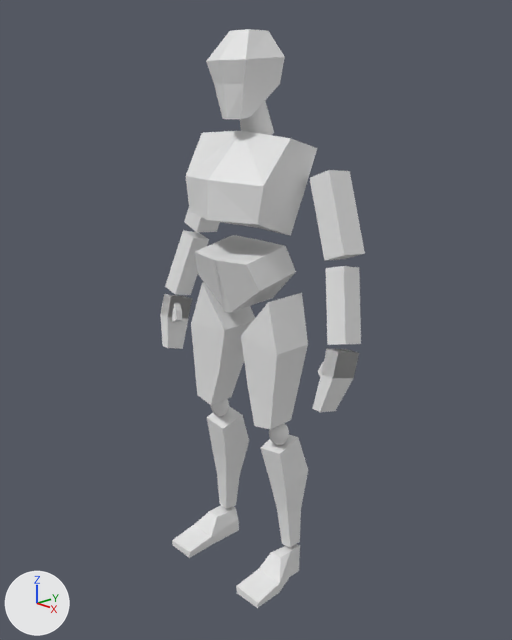
Renders of the Blender file Low Poly Characters Blender Bitesize Course/block_man.blend from each side of a commit.
Before and after are seen from a 50 mm camera at (2.76, -2.55, 2.95) aimed at (0.01, 0.02, 1.74). The lights are fixed; the arrows at lower left show +X, +Y and +Z. The older version comes first. The same objects are shown in both versions, whatever each file hides.
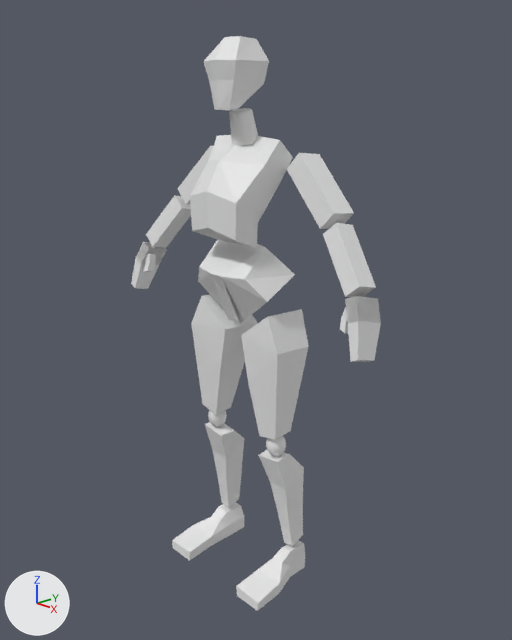
Boxes (x1, y1, x2, y2) around the edits, measured in the pictures (512 x 640 px; the box of a moved part takes in the faces that stretch with it):
'Cube.010', reshaped
    before: (191, 282, 308, 429)
    after: (191, 295, 309, 440)
'Cube.014', reshaped, moved, turned, rescaled
    before: (186, 130, 317, 236)
    after: (190, 135, 293, 248)
'Cube.016', reshaped, moved, turned, rescaled
    before: (165, 230, 361, 345)
    after: (146, 195, 376, 297)
'Cube.011', reshaped (12% shorter)
    before: (207, 406, 308, 547)
    after: (205, 422, 304, 546)
'Cube.013', reshaped, moved, turned
    before: (195, 235, 296, 312)
    after: (198, 239, 295, 324)
'Cube.015', reshaped, moved, turned, rescaled
    before: (184, 170, 365, 261)
    after: (178, 145, 354, 229)
'Cube.017', reshaped, moved, turned, rescaled
    before: (160, 294, 359, 412)
    after: (131, 242, 381, 362)
'Cube.019', moved, turned, rescaled
    before: (206, 29, 285, 119)
    after: (204, 36, 269, 110)
'Cube.012', reshaped
    before: (172, 505, 300, 608)
    after: (172, 502, 305, 611)
'Cylinder.001', moved, rescaled
    before: (240, 101, 274, 135)
    after: (229, 108, 258, 145)
'Sphere.002', reshaped, moved, turned
    before: (211, 399, 289, 445)
    after: (208, 410, 286, 457)
'Cube.018', reshaped, moved, turned, rescaled
    before: (172, 303, 324, 377)
    after: (144, 254, 348, 333)
part 2 of me_cube_011, moved or reshaped
    before: (207, 406, 298, 490)
    after: (205, 422, 290, 490)
part 3 of me_cube_011, moved or reshaped
    before: (223, 415, 308, 514)
    after: (221, 430, 304, 514)
part 4 of me_cube_011, moved or reshaped
    before: (226, 475, 301, 547)
    after: (226, 475, 303, 546)

The change, as a list of edits to the scene's bpy script:
```text
Change me_cube_008:
    used by ob_cube_010; location = (0.223, -0.012, 1.54); rotation_euler = (0.0, -0.134, 0.0), in degrees (0, -7.7, 0); scale = (0.144, 0.107, 0.329)
    remove me_cube_008.from_pydata(...)  # 12 vertices, 10 faces; spans x -1.03..0.92, y -1.2..1.35, z -1.0..1.15
    add me_cube_008.from_pydata(...)  # 12 vertices, 10 faces; spans x -1.04..0.93, y -1.17..1.38, z -1.23..0.91
    me_cube_008 part 1: 12 of 12 vertices moved; they spanned x -1.03..0.92, y -1.2..1.35, z -1.0..1.15 and now span x -1.04..0.93, y -1.17..1.38, z -1.23..0.91; mean shift (-0.04, 0.08, -0.12)
Change me_cube_011:
    used by ob_cube_011; location = (0.256, 0.059, 0.738); rotation_euler = (0.199, -0.0515, 0.0), in degrees (11, -3, 0); scale = (0.0856, 0.0666, 0.329)
    remove me_cube_011.from_pydata(...)  # 16 vertices, 14 faces; spans x -1.19..0.75, y -1.55..1.89, z -1.05..1.07
    add me_cube_011.from_pydata(...)  # 16 vertices, 14 faces; spans x -1.24..0.7, y -1.39..1.38, z -0.99..0.9
    me_cube_011 part 2: all 2 vertices in x -1.08..0.72, y -1.03..-0.99, z 0.97..1.01 are moved by (-0.02, -0.36, -0.11)
    me_cube_011 part 3: all 2 vertices in x -0.92..0.66, y 1.88..1.89, z 0.31..0.32 are moved by (0.02, -0.51, 0.12)
    me_cube_011 part 4: all 2 vertices in x -0.42..0.34, y -0.34..-0.31, z -1.05..-1.02 are moved by (0.02, 0.51, 0.09)
    other edits to the shape of me_cube_011 do not show in these pictures
Change me_cube_012:
    used by ob_cube_012; location = (0.308, 0.0, 0.268); scale = (-0.101, -0.101, -0.101)
    remove me_cube_012.from_pydata(...)  # 28 vertices, 26 faces; spans x -0.74..1.07, y -1.0..3.06, z -1.18..0.59
    add me_cube_012.from_pydata(...)  # 28 vertices, 26 faces; spans x -0.74..1.07, y -1.51..3.06, z -1.18..0.73
    me_cube_012 part 5: 16 of 28 vertices moved; they spanned x -0.69..1.01, y -1.0..3.06, z -1.18..0.59 and now span x -0.69..1.01, y -1.51..3.06, z -1.16..0.73; mean shift (0.0, -0.18, 0.09); largest move (0.02, -1.0, -0.23) -> (0.02, -1.51, -0.23)
Change me_cube_013:
    used by ob_cube_013; location = (-0.015, 0.0, 2.02); scale = (0.18, 0.18, 0.18)
    remove me_cube_013.from_pydata(...)  # 12 vertices, 9 faces; spans x -0.03..1.38, y -1.4..1.03, z -1.1..0.89
    add me_cube_013.from_pydata(...)  # 12 vertices, 9 faces; spans x -0.27..1.56, y -1.3..0.82, z -1.39..0.89
    me_cube_013 part 6: 12 of 12 vertices moved; they spanned x -0.03..1.38, y -1.4..1.03, z -1.1..0.89 and now span x -0.27..1.56, y -1.3..0.82, z -1.39..0.89; mean shift (-0.02, -0.14, -0.14)
Change me_cube_014:
    used by ob_cube_014; location = (-0.025, 0.0, 2.505); scale = (0.258, 0.258, 0.258)
    remove me_cube_014.from_pydata(...)  # 12 vertices, 8 faces; spans x 0.0..1.31, y -1.09..1.0, z -1.02..0.99
    add me_cube_014.from_pydata(...)  # 20 vertices, 14 faces; spans x 0.0..1.31, y -1.33..0.67, z -2.19..0.86
    me_cube_014 part 7: the whole mesh is rebuilt
Change ob_sphere_002:
    ob_sphere_002.location: (0.239, -0.016, 1.139) -> (0.239, -0.037, 1.076)
Change ob_cube_013:
    ob_cube_013.location: (-0.015, 0.0, 2.02) -> (-0.015, 0.0, 2.043)
    ob_cube_013.rotation_euler: (0.0, 0.0, 0.0) -> (0.263, 0.0, 0.0)  # degrees (0, 0, 0) -> degrees (15, 0, 0)
Change ob_cube_014:
    ob_cube_014.location: (-0.025, 0.0, 2.505) -> (-0.016, 0.0, 2.571)
    ob_cube_014.rotation_euler: (0.0, 0.0, 0.0) -> (-0.331, 0.0, 0.0)  # degrees (0, 0, 0) -> degrees (-19, 0, 0)
    ob_cube_014.scale: (0.258, 0.258, 0.258) -> (0.182, 0.182, 0.182)
Change ob_cube_015:
    ob_cube_015.location: (0.467, 0.147, 2.362) -> (0.417, 0.069, 2.487)
    ob_cube_015.rotation_euler: (-0.112, -0.367, 0.0404) -> (-0.136, -0.795, 0.0539)  # degrees (-6.4, -21, 2.3) -> degrees (-7.8, -46, 3.1)
    ob_cube_015.scale: (0.0653, 0.0792, 0.21) -> (0.0582, 0.0706, 0.187)
Change ob_cube_016:
    ob_cube_016.location: (0.602, 0.06, 1.942) -> (0.682, -0.01, 2.197)
    ob_cube_016.rotation_euler: (-0.228, -0.252, 0.0578) -> (-0.259, -0.68, 0.072)  # degrees (-13, -14, 3.3) -> degrees (-15, -39, 4.1)
    ob_cube_016.scale: (0.0568, 0.0612, 0.189) -> (0.0506, 0.0546, 0.168)
Change ob_cube_017:
    ob_cube_017.location: (0.646, 0.001, 1.666) -> (0.82, -0.062, 1.989)
    ob_cube_017.rotation_euler: (-0.272, 0.0, 0.0) -> (-0.272, -0.428, 0.0)  # degrees (-16, 0, 0) -> degrees (-16, -25, 0)
    ob_cube_017.scale: (0.0373, 0.084, 0.0653) -> (0.0333, 0.0749, 0.0582)
Change ob_cube_018:
    ob_cube_018.location: (0.608, -0.001, 1.661) -> (0.778, -0.074, 1.963)
    ob_cube_018.rotation_euler: (-0.337, 0.62, -0.2) -> (-0.251, 0.193, -0.166)  # degrees (-19, 36, -11) -> degrees (-14, 11, -9.5)
Change ob_cylinder_001:
    ob_cylinder_001.location: (-0.015, 0.034, 2.827) -> (-0.015, -0.044, 2.78)
    ob_cylinder_001.scale: (0.0939, 0.0772, 0.0939) -> (0.079, 0.0649, 0.079)
Change ob_cube_019:
    ob_cube_019.location: (-0.015, -0.009, 3.037) -> (-0.017, -0.075, 3.036)
    ob_cube_019.rotation_euler: (0.0, 0.0, 0.0) -> (-0.0711, 0.0, 0.0)  # degrees (0, 0, 0) -> degrees (-4.1, 0, 0)
    ob_cube_019.scale: (-0.146, -0.162, -0.225) -> (-0.121, -0.134, -0.186)
```
